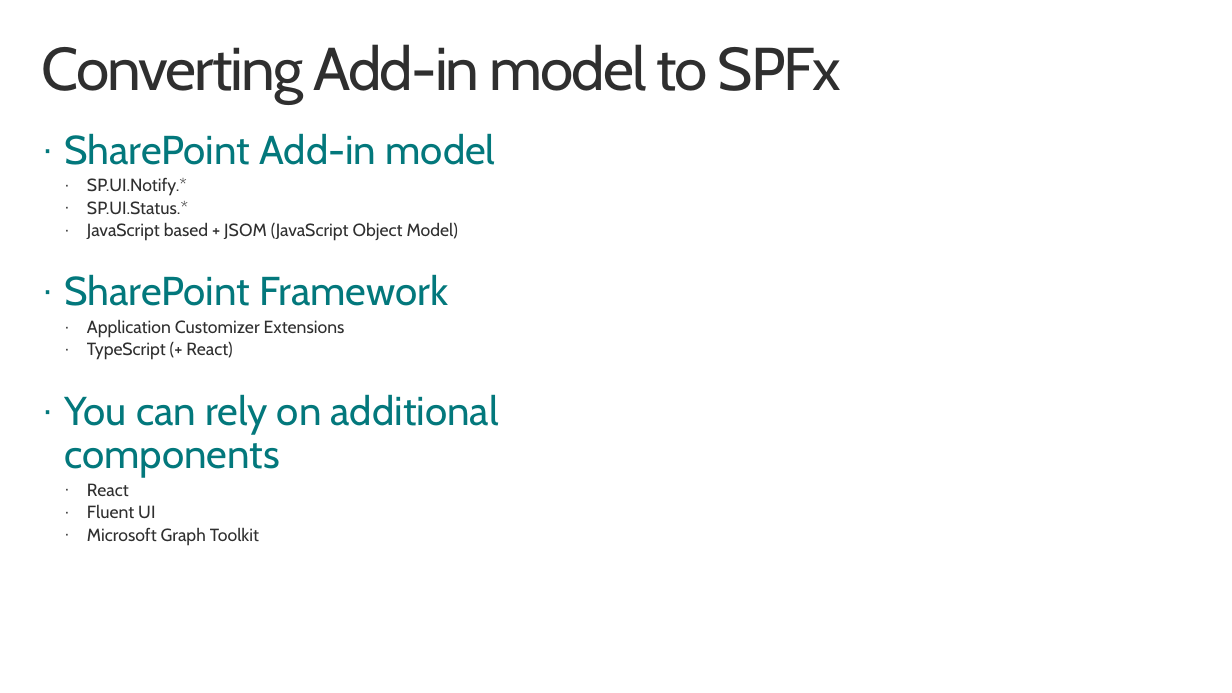
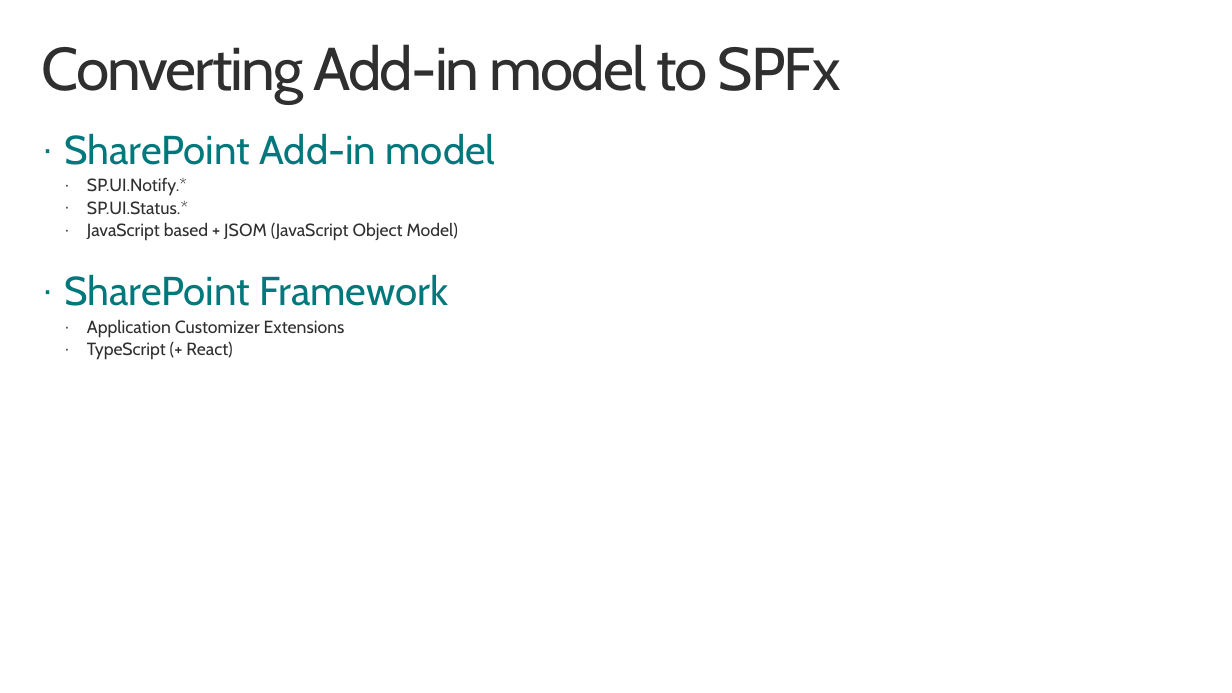
Before and after one commit to pnp/addin-transformation-guidance, a slide deck: slide 2 of presentations/From-Notifications-to-Application-Customizers.pptx. Drawn at 1232x693 pixels with LibreOffice and Linux fonts; fonts in the diff are those of the drawing; background and template pictures are left out. Boxes give left, top, right and bottom in pixels: in the first picture for what was removed or moved away, otherwise in the second. Text is boxed around its words. In the diff, an @@ line names an element or a change of style, - is before the commit and + after.

```diff
--- a/presentations/From-Notifications-to-Application-Customizers.pptx
+++ b/presentations/From-Notifications-to-Application-Customizers.pptx
@@ text at (64, 394, 499, 545): paragraphs removed @@
-· You can rely on additional components
-  · React
-  · Fluent UI
-  · Microsoft Graph Toolkit
```
Also in this commit, not shown: 1 slide added, 5 other files.
